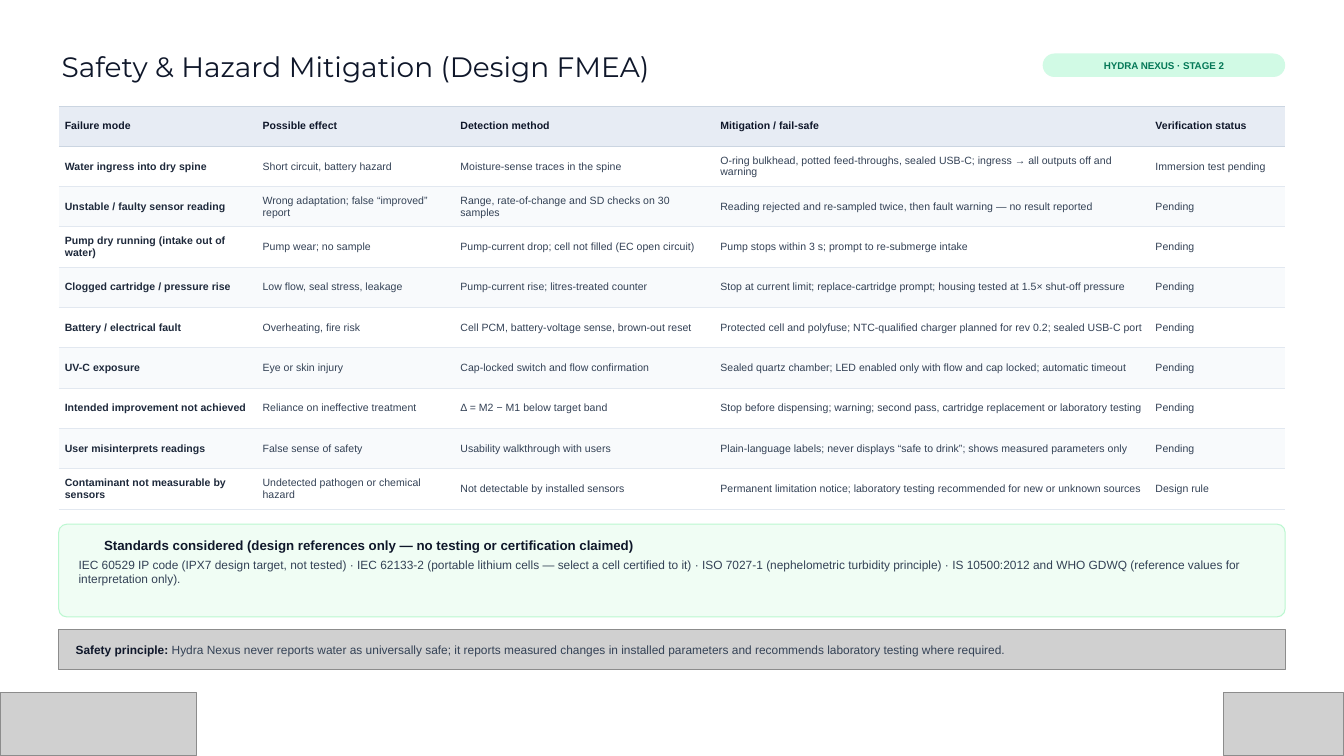
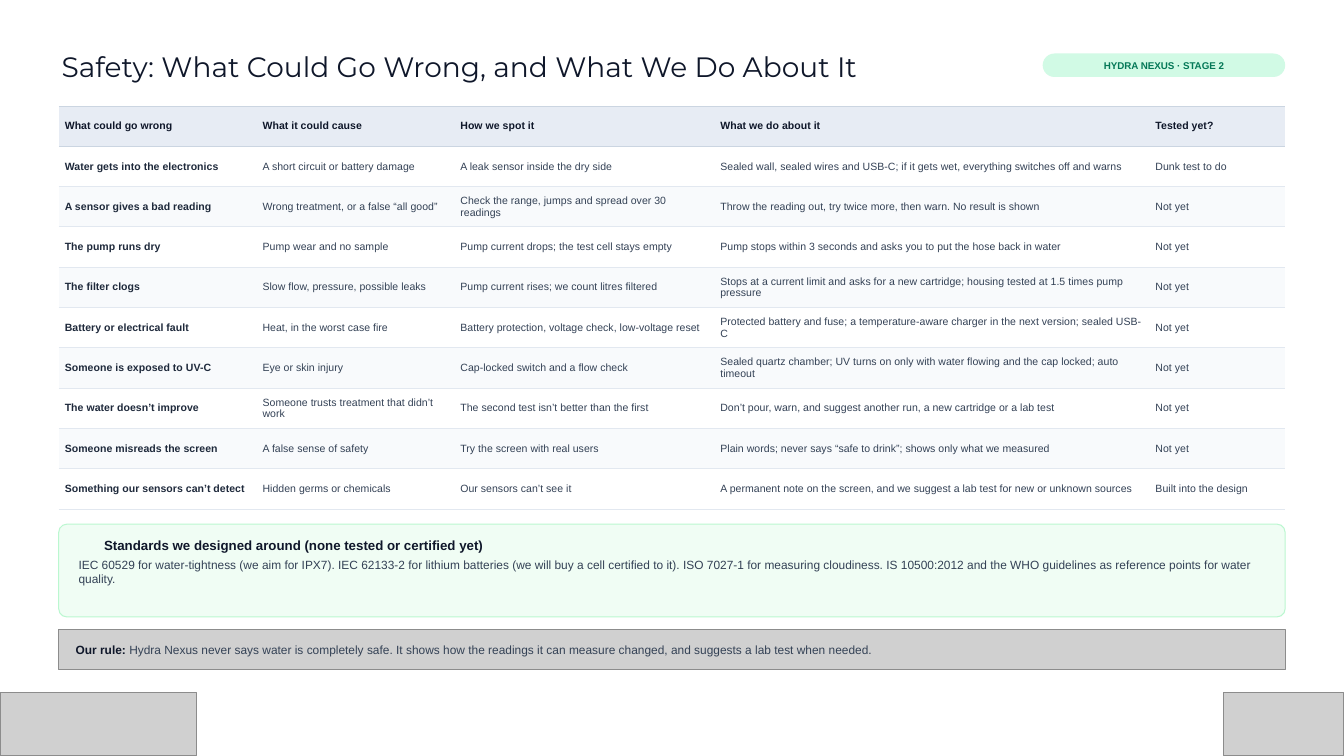
Before and after one commit to Abishekkishore-byte/hydra-nexus, a slide deck: slide 14 of docs/Hydra_Nexus_Vishwakarma_Stage2_Submission.pptx. Drawn at 1344x756 pixels with LibreOffice and Linux fonts; fonts in the diff are those of the drawing; grey boxes stand for pictures; background and template pictures are left out. Boxes give left, top, right and bottom in pixels: in the first picture for what was removed or moved away, otherwise in the second. Text is boxed around its words. In the diff, an @@ line names an element or a change of style, - is before the commit and + after.

```diff
--- a/docs/Hydra_Nexus_Vishwakarma_Stage2_Submission.pptx
+++ b/docs/Hydra_Nexus_Vishwakarma_Stage2_Submission.pptx
@@ title at <box>62,56,857,83</box>: text changed @@
-Safety & Hazard Mitigation (Design FMEA)
+Safety: What Could Go Wrong, and What We Do About It
@@ table at <box>58,106,1286,509</box> @@
-row 1: Failure mode | Possible effect | Detection method | Mitigation / fail-safe | Verification status
+row 1: What could go wrong | What it could cause | How we spot it | What we do about it | Tested yet?
-row 2: Water ingress into dry spine | Short circuit, battery hazard | Moisture-sense traces in the spine | O-ring bulkhead, potted feed-throughs, sealed USB-C; ingress → all outputs off and warning | Immersion test pending
+row 2: Water gets into the electronics | A short circuit or battery damage | A leak sensor inside the dry side | Sealed wall, sealed wires and USB-C; if it gets wet, everything switches off and warns | Dunk test to do
-row 3: Unstable / faulty sensor reading | Wrong adaptation; false “improved” report | Range, rate-of-change and SD checks on 30 samples | Reading rejected and re-sampled twice, then fault warning — no result reported | Pending
+row 3: A sensor gives a bad reading | Wrong treatment, or a false “all good” | Check the range, jumps and spread over 30 readings | Throw the reading out, try twice more, then warn. No result is shown | Not yet
-row 4: Pump dry running (intake out of water) | Pump wear; no sample | Pump-current drop; cell not filled (EC open circuit) | Pump stops within 3 s; prompt to re-submerge intake | Pending
+row 4: The pump runs dry | Pump wear and no sample | Pump current drops; the test cell stays empty | Pump stops within 3 seconds and asks you to put the hose back in water | Not yet
-row 5: Clogged cartridge / pressure rise | Low flow, seal stress, leakage | Pump-current rise; litres-treated counter | Stop at current limit; replace-cartridge prompt; housing tested at 1.5× shut-off pressure | Pending
+row 5: The filter clogs | Slow flow, pressure, possible leaks | Pump current rises; we count litres filtered | Stops at a current limit and asks for a new cartridge; housing tested at 1.5 times pump pressure | Not yet
-row 6: Battery / electrical fault | Overheating, fire risk | Cell PCM, battery-voltage sense, brown-out reset | Protected cell and polyfuse; NTC-qualified charger planned for rev 0.2; sealed USB-C port | Pending
+row 6: Battery or electrical fault | Heat, in the worst case fire | Battery protection, voltage check, low-voltage reset | Protected battery and fuse; a temperature-aware charger in the next version; sealed USB-C | Not yet
-row 7: UV-C exposure | Eye or skin injury | Cap-locked switch and flow confirmation | Sealed quartz chamber; LED enabled only with flow and cap locked; automatic timeout | Pending
+row 7: Someone is exposed to UV-C | Eye or skin injury | Cap-locked switch and a flow check | Sealed quartz chamber; UV turns on only with water flowing and the cap locked; auto timeout | Not yet
-row 8: Intended improvement not achieved | Reliance on ineffective treatment | Δ = M2 − M1 below target band | Stop before dispensing; warning; second pass, cartridge replacement or laboratory testing | Pending
+row 8: The water doesn’t improve | Someone trusts treatment that didn’t work | The second test isn’t better than the first | Don’t pour, warn, and suggest another run, a new cartridge or a lab test | Not yet
-row 9: User misinterprets readings | False sense of safety | Usability walkthrough with users | Plain-language labels; never displays “safe to drink”; shows measured parameters only | Pending
+row 9: Someone misreads the screen | A false sense of safety | Try the screen with real users | Plain words; never says “safe to drink”; shows only what we measured | Not yet
-row 10: Contaminant not measurable by sensors | Undetected pathogen or chemical hazard | Not detectable by installed sensors | Permanent limitation notice; laboratory testing recommended for new or unknown sources | Design rule
+row 10: Something our sensors can’t detect | Hidden germs or chemicals | Our sensors can’t see it | A permanent note on the screen, and we suggest a lab test for new or unknown sources | Built into the design
@@ text at <box>79,560,1250,586</box>: text changed @@
-IEC 60529 IP code (IPX7 design target, not tested) · IEC 62133-2 (portable lithium cells — select a cell certified to it) · ISO 7027-1 (nephelometric turbidity principle) · IS 10500:2012 and WHO GDWQ (reference values for interpretation only).
+IEC 60529 for water-tightness (we aim for IPX7). IEC 62133-2 for lithium batteries (we will buy a cell certified to it). ISO 7027-1 for measuring cloudiness. IS 10500:2012 and the WHO guidelines as reference points for water quality.
@@ text at <box>104,540,483,553</box>: text changed @@
-Standards considered (design references only — no testing or certification claimed)
+Standards we designed around (none tested or certified yet)
@@ text at <box>76,645,872,657</box>: text changed @@
-Safety principle: Hydra Nexus never reports water as universally safe; it reports measured changes in installed parameters and recommends laboratory testing where required.
+Our rule: Hydra Nexus never says water is completely safe. It shows how the readings it can measure changed, and suggests a lab test when needed.
```
Also in this commit, not shown: 18 other slides changed, 1 other file.
